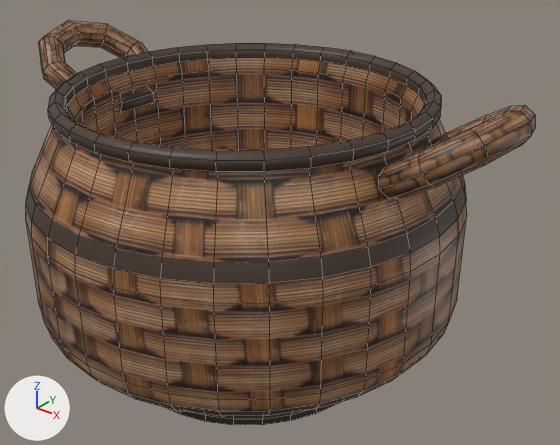
What one commit did to the FBX model Assets/Resources/Item/Mesh/Basket.fbx.
Rendered twice from a 50 mm camera at (1.182, -1.344, 1.24) aimed at (0.069, 0.048, 0.378). The lights are fixed; the arrows at lower left show +X, +Y and +Z. Mesh edges are drawn as thin lines. Objects named as collision shapes, trigger or cutter boxes, shadow casters or lower levels of detail are left out. Where no turn or scale is listed for an object, it has been applied to the vertices.

In view in the first picture: 'Basket.001'.
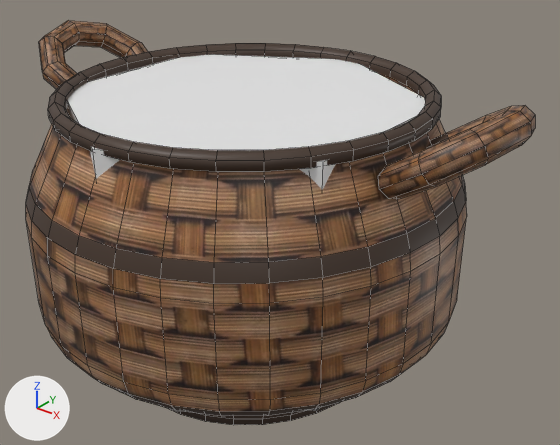
Where the change shows, as pixel boxes (x1, y1, x2, y2) in the pictures (560 x 445 px):
'Trigger1', added: after (67, 54, 425, 410)

Edits to the bpy script that builds the scene:
```text
Add me_куб_012:
    me_куб_012.from_pydata([(0.005, -0.454, 0.123), (0.005, -0.454, 0.71), (-0.391, -0.23, 0.123), (-0.391, -0.23, 0.71), (0.395, -0.227, 0.123), (0.395, -0.227, 0.71), (-0.393, 0.225, 0.123), (-0.393, 0.225, 0.71), (0.393, 0.226, 0.123), (0.393, 0.226, 0.71), (0.0, 0.454, 0.123), (0.0, 0.454, 0.71)], [], [(2, 0, 1, 3), (0, 4, 5, 1), (6, 2, 3, 7), (10, 11, 9, 8), (6, 7, 11, 10), (8, 9, 5, 4), (2, 6, 10, 8, 4, 0), (1, 5, 9, 11, 7, 3)])
Add ob_trigger1:
    ob_trigger1 = bpy.data.objects.new('Trigger1', me_куб_012)
    ob_trigger1.location = (-0.002, -0.001, -0.003)
```
